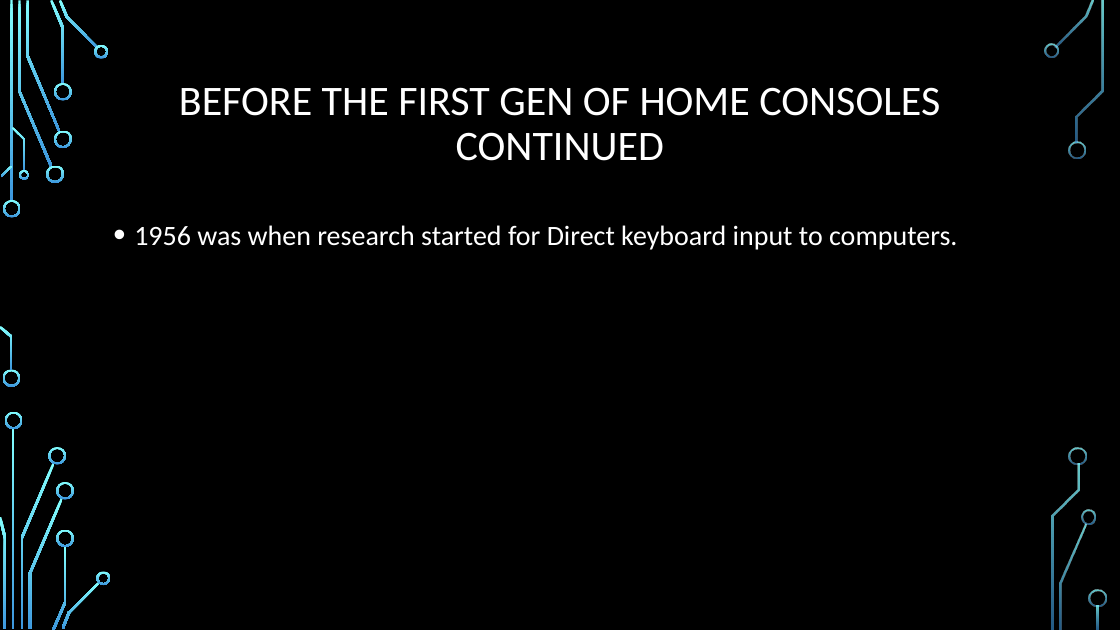
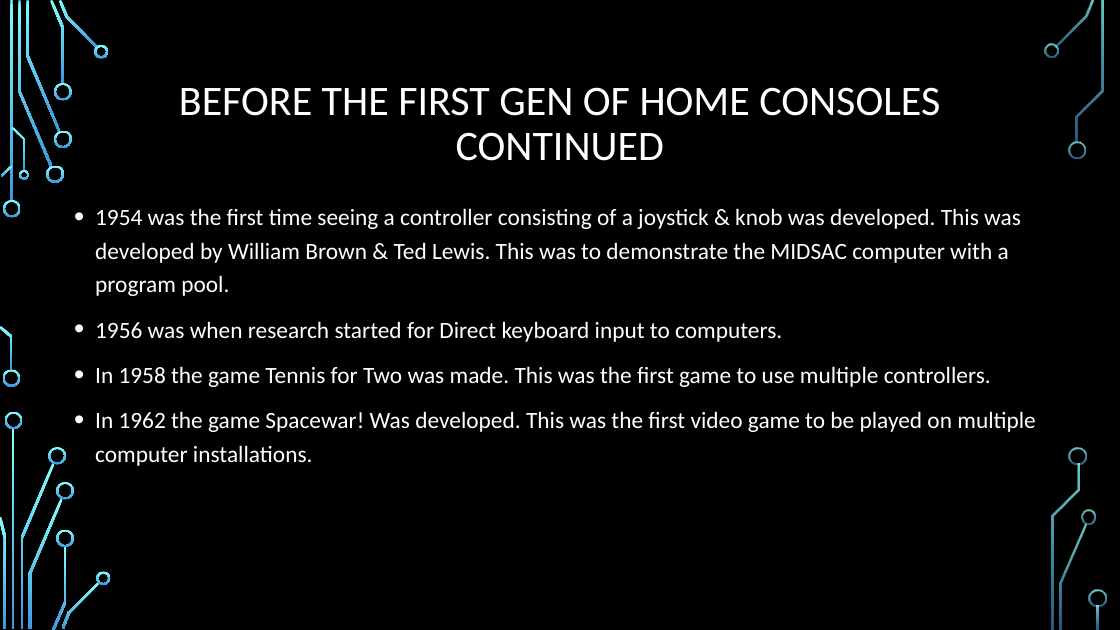
Before and after one commit to Stampard0/Assessments, a slide deck: slide 4 of Informational Technology (Game Design)/Part 1 Redo/Cluster - Introduction to Game Design/AT04/AT04 Video Game History By Richard Pountney.pptx. Drawn at 1120x630 pixels with LibreOffice and Linux fonts; fonts in the diff are those of the drawing; background and template pictures are left out. Boxes give left, top, right and bottom in pixels: in the first picture for what was removed or moved away, otherwise in the second. Text is boxed around its words. In the diff, an @@ line names an element or a change of style, - is before the commit and + after.

```diff
--- a/Informational Technology (Game Design)/Part 1 Redo/Cluster - Introduction to Game Design/AT04/AT04 Video Game History By Richard Pountney.pptx
+++ b/Informational Technology (Game Design)/Part 1 Redo/Cluster - Introduction to Game Design/AT04/AT04 Video Game History By Richard Pountney.pptx
@@ text "1954 was the first time ...": place and size @@
-text "1954 was the first time ..." at (134, 225, 957, 250)
+text "1954 was the first time ..." at (95, 208, 1036, 466)
@@ text at (95, 208, 1021, 296): paragraph added @@
+• 1954 was the first time seeing a controller consisting of a joystick & knob was developed. This was developed by William Brown & Ted Lewis. This was to demonstrate the MIDSAC computer with a program pool.
@@ text at (95, 321, 782, 342): size 24 to 20 pt in "1956 was when research started for Direct ..." @@
@@ text at (95, 366, 1036, 466): paragraphs added @@
+• In 1958 the game Tennis for Two was made. This was the first game to use multiple controllers.
+• In 1962 the game Spacewar! Was developed. This was the first video game to be played on multiple computer installations.
```
Also in this commit, not shown: 1 other slide changed, 11 slides added.
